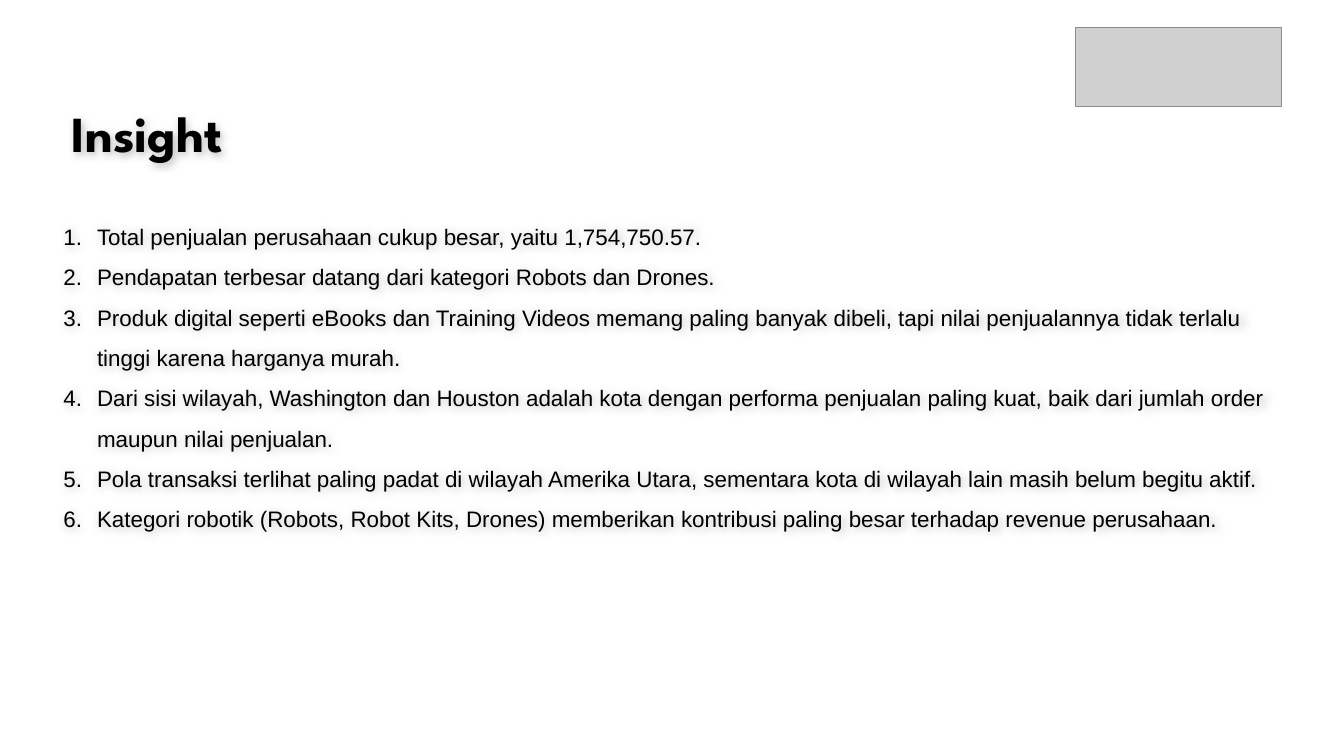
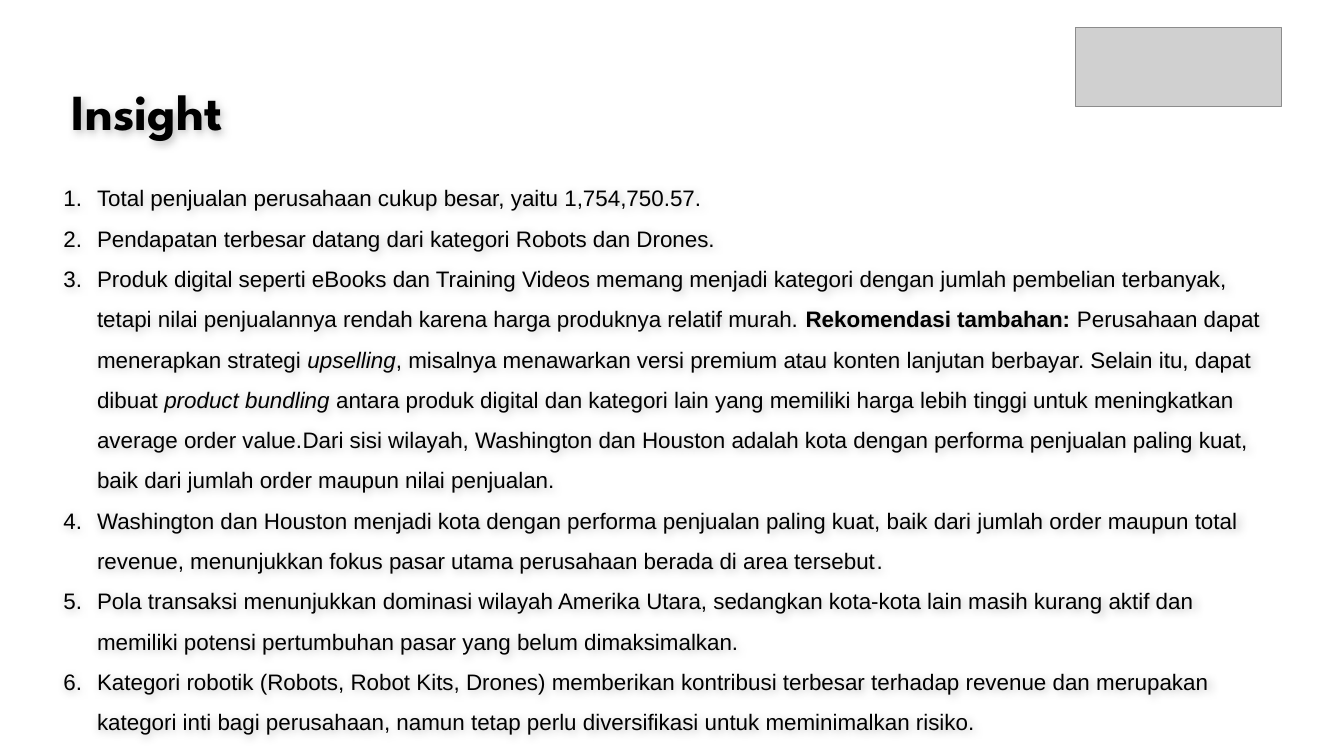
Before and after one commit to DisyaAriza/Project-Based-Internship-Bank-Muamalat, a slide deck: slide 11 of FinalTask_BankMuamalat_BI Analyst_Disya Nurul Ariza.pptx. Drawn at 1344x756 pixels with LibreOffice and Linux fonts; fonts in the diff are those of the drawing; grey boxes stand for pictures; background and template pictures are left out. Boxes give left, top, right and bottom in pixels: in the first picture for what was removed or moved away, otherwise in the second. Text is boxed around its words. In the diff, an @@ line names an element or a change of style, - is before the commit and + after.

```diff
--- a/FinalTask_BankMuamalat_BI Analyst_Disya Nurul Ariza.pptx
+++ b/FinalTask_BankMuamalat_BI Analyst_Disya Nurul Ariza.pptx
@@ text "Insight": place and size @@
-text "Insight" at <box>72,117,222,163</box>
+text "Insight" at <box>72,95,222,141</box>
@@ text "Total penjualan perusahaan cukup besar, ...": place and size @@
-text "Total penjualan perusahaan cukup besar, ..." at <box>97,228,1263,532</box>
+text "Total penjualan perusahaan cukup besar, ..." at <box>97,189,1260,735</box>
@@ text at <box>97,270,1260,735</box>: text changed @@
-3. Produk digital seperti eBooks dan Training Videos memang paling banyak dibeli, tapi nilai penjualannya tidak terlalu tinggi karena harganya murah.
-4. Dari sisi wilayah, Washington dan Houston adalah kota dengan performa penjualan paling kuat, baik dari jumlah order maupun nilai penjualan.
-5. Pola transaksi terlihat paling padat di wilayah Amerika Utara, sementara kota di wilayah lain masih belum begitu aktif.
-6. Kategori robotik (Robots, Robot Kits, Drones) memberikan kontribusi paling besar terhadap revenue perusahaan.
+3. Produk digital seperti eBooks dan Training Videos memang menjadi kategori dengan jumlah pembelian terbanyak, tetapi nilai penjualannya rendah karena harga produknya relatif murah. Rekomendasi tambahan: Perusahaan dapat menerapkan strategi upselling, misalnya menawarkan versi premium atau konten lanjutan berbayar. Selain itu, dapat dibuat product bundling antara produk digital dan kategori lain yang memiliki harga lebih tinggi untuk meningkatkan average order value.Dari sisi wilayah, Washington dan Houston adalah kota dengan performa penjualan paling kuat, baik dari jumlah order maupun nilai penjualan.
+4. Washington dan Houston menjadi kota dengan performa penjualan paling kuat, baik dari jumlah order maupun total revenue, menunjukkan fokus pasar utama perusahaan berada di area tersebut.
+5. Pola transaksi menunjukkan dominasi wilayah Amerika Utara, sedangkan kota-kota lain masih kurang aktif dan memiliki potensi pertumbuhan pasar yang belum dimaksimalkan.
+6. Kategori robotik (Robots, Robot Kits, Drones) memberikan kontribusi terbesar terhadap revenue dan merupakan kategori inti bagi perusahaan, namun tetap perlu diversifikasi untuk meminimalkan risiko.
```
Also in this commit, not shown: 1 other slide changed, 1 other file.
